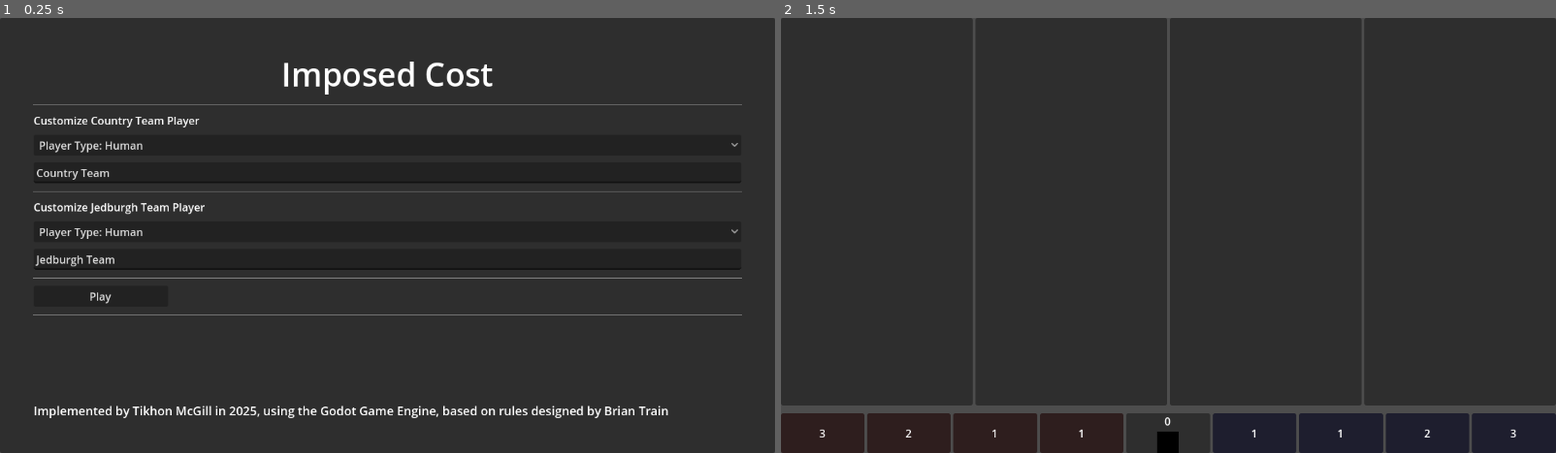
Above: before the commit, frames 1-2 (left to right).
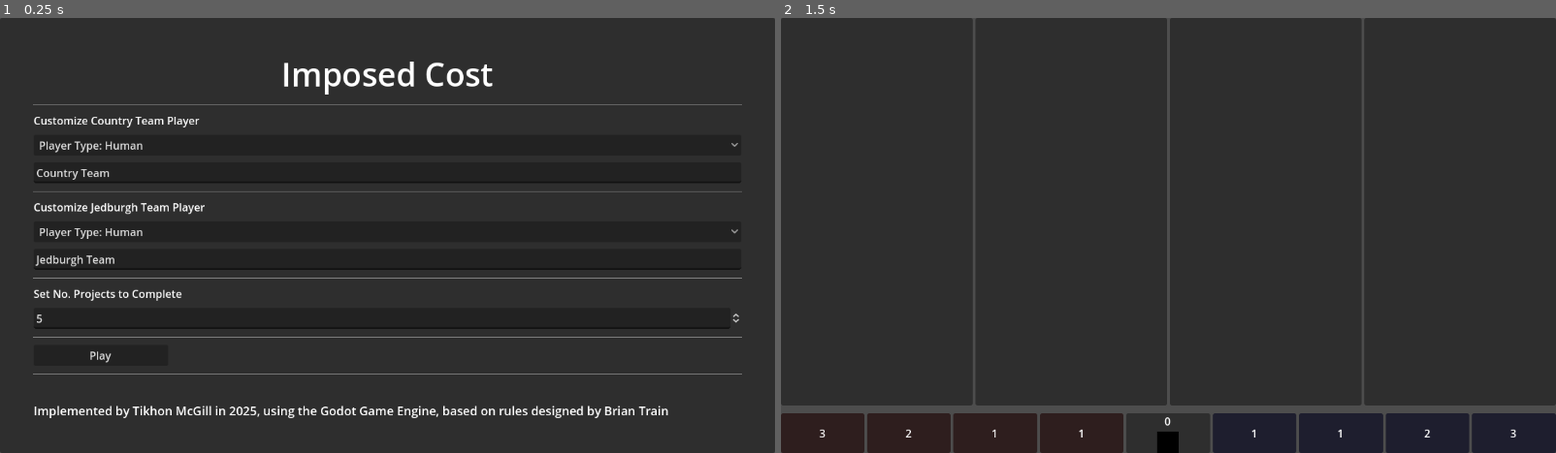
Above: after the commit, the same moments.

Repository: TikhonMcGill/ImposedCost
Game: Godot game, scene res://assets/scenes/main_menu/main_menu.tscn
The game is run twice, just before and just after one commit, with the same random seed, the same clock (stepped at 60 frames per second) and the same inputs. The engine's default icon, where the game draws it, is replaced by a stand-in: a white triangle on a blue panel in a dark square.
Inputs:
- Up to frame 1 (0.25 s): no input
- Up to frame 2 (1.5 s): click "Play" at 0.5 s; tap Enter at 1.25 s

The runs differ from the first frame. In frame 1, 1.1% of the frame differs, in the area x 4-96%, y 62-82%; in frame 2, nothing differs.
Error in both runs: Assertion failed: Human, Utility, Minimax not Implemented yet (res://assets/scenes/game/game.gd:20)

Commit message:
Make Projects to Complete Customizable

Diff:
--- a/assets/scenes/game/game.gd
+++ b/assets/scenes/game/game.gd
@@ -96,6 +96,8 @@
 	_setup_players()
 
 	game_state.setup_game()
+
+	game_state.projects_to_complete = GameManager.settings.projects_to_complete
 	game_state.move_taken.connect(handle_move_taken)
 	game_state.project_set.connect(create_project_container)
 	game_state.host_nation_influence_changed.connect(host_nation_influence_track.set_hn_influence)
--- a/assets/scenes/main_menu/main_menu.gd
+++ b/assets/scenes/main_menu/main_menu.gd
@@ -7,6 +7,8 @@
 
 @onready var jedburgh_player_select: OptionButton = $PanelContainer/MarginContainer/VBoxContainer/JedburghPlayerSelect
 @onready var jedburgh_name_edit: LineEdit = $PanelContainer/MarginContainer/VBoxContainer/JedburghNameEdit
+
+@onready var projects_count_spin_box: SpinBox = $PanelContainer/MarginContainer/VBoxContainer/ProjectsCountSpinBox
 
 func _ready() -> void:
 	_populate_settings()
@@ -33,6 +35,8 @@
 	jedburgh_player_select.selected = GameManager.settings.jedburgh_team_player
 	jedburgh_name_edit.text = GameManager.settings.jedburgh_team_name
 
+	projects_count_spin_box.value = GameManager.settings.projects_to_complete
+
 #Set Game Settings based on UI
 func _set_settings() -> void:
 	GameManager.settings.country_team_player = country_player_select.selected
@@ -40,6 +44,8 @@
 
 	GameManager.settings.jedburgh_team_player = jedburgh_player_select.selected
 	GameManager.settings.jedburgh_team_name = jedburgh_name_edit.text
+
+	GameManager.settings.projects_to_complete = projects_count_spin_box.value
 
 func _select_country_player(index: int) -> void:
 	pass
--- a/assets/scenes/main_menu/main_menu.tscn
+++ b/assets/scenes/main_menu/main_menu.tscn
@@ -88,6 +88,19 @@
 [node name="HSeparator4" type="HSeparator" parent="PanelContainer/MarginContainer/VBoxContainer"]
 layout_mode = 2
 
+[node name="ProjectsCountLabel" type="Label" parent="PanelContainer/MarginContainer/VBoxContainer"]
+layout_mode = 2
+text = "Set No. Projects to Complete"
+
+[node name="ProjectsCountSpinBox" type="SpinBox" parent="PanelContainer/MarginContainer/VBoxContainer"]
+layout_mode = 2
+min_value = 4.0
+value = 4.0
+allow_greater = true
+
+[node name="HSeparator5" type="HSeparator" parent="PanelContainer/MarginContainer/VBoxContainer"]
+layout_mode = 2
+
 [node name="PlayButton" type="Button" parent="PanelContainer/MarginContainer/VBoxContainer"]
 custom_minimum_size = Vector2(200, 0)
 layout_mode = 2
--- a/assets/scripts/game_settings.gd
+++ b/assets/scripts/game_settings.gd
@@ -15,3 +15,5 @@
 
 @export var jedburgh_team_player: PLAYER = PLAYER.HUMAN ##The Player Type of the Jedburgh Team
 @export var jedburgh_team_name: String = "Jedburgh Team" ##The Name of the Jedburgh Team Player
+
+@export var projects_to_complete: int = 5 ##The No. Projects to Complete before the Game Ends
Not shown, changed: admin/plans.txt
